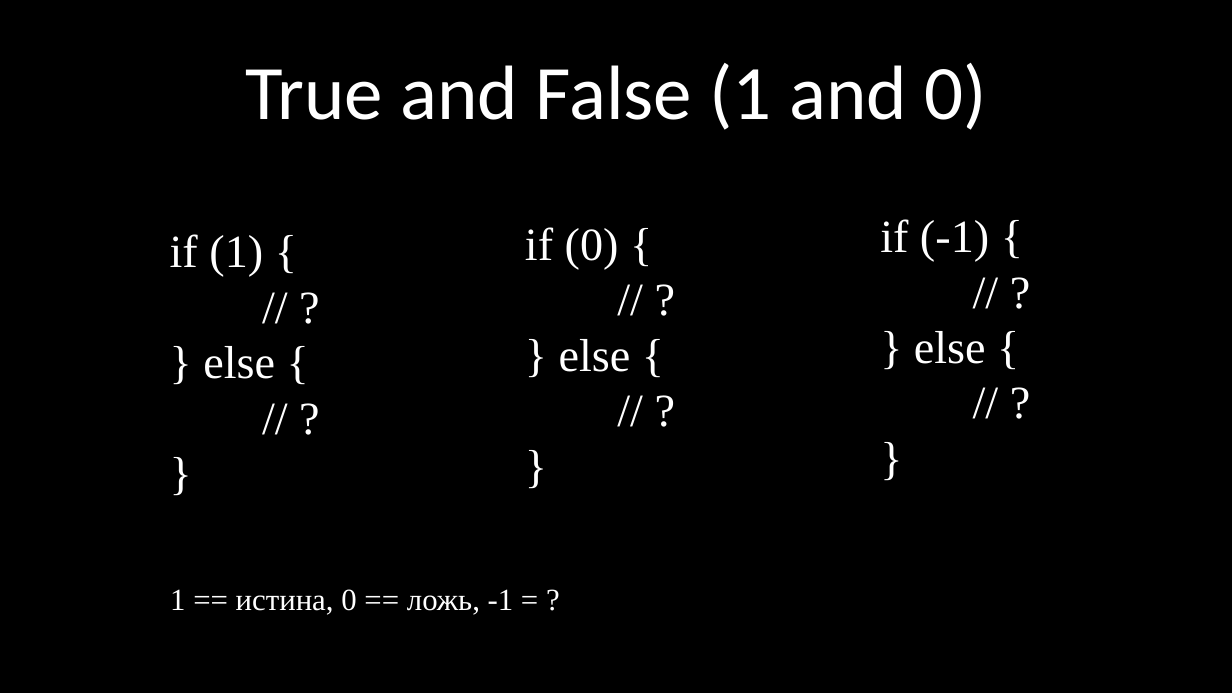
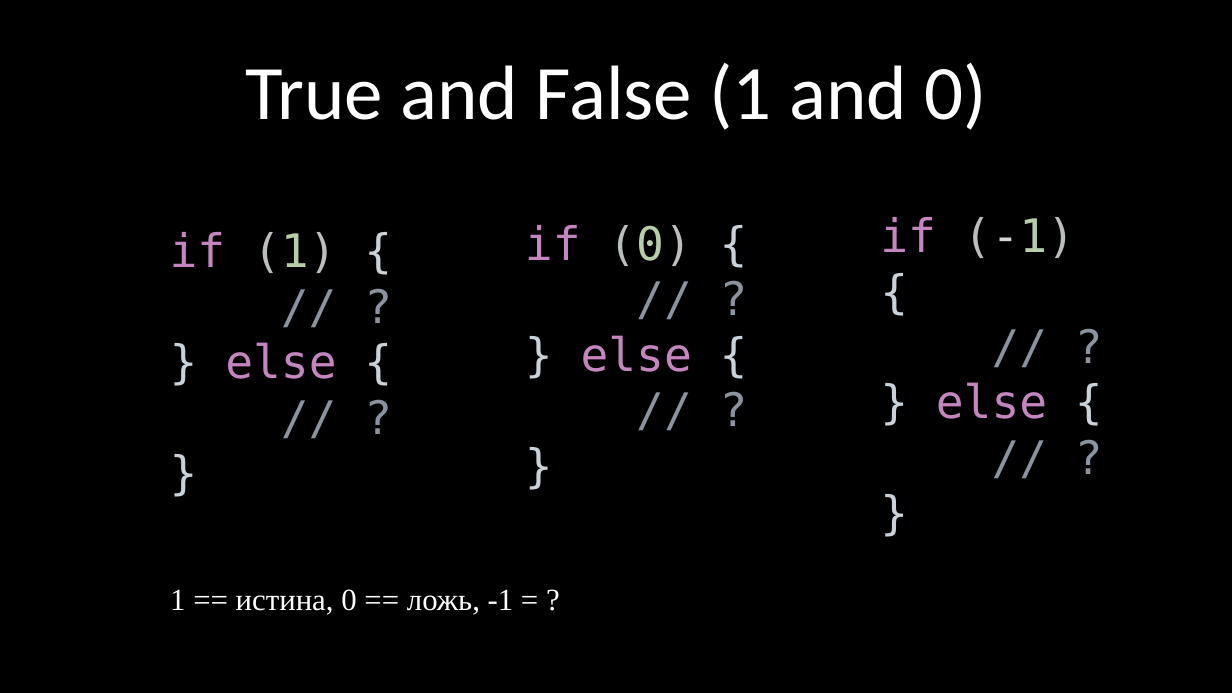
Before and after one commit to kruffka/C-Programming, a slide deck: slide 11 of 1_conditions/1_conditions.pptx. Drawn at 1232x693 pixels with LibreOffice and Linux fonts; fonts in the diff are those of the drawing. Boxes give left, top, right and bottom in pixels: in the first picture for what was removed or moved away, otherwise in the second. Text is boxed around its words. In the diff, an @@ line names an element or a change of style, - is before the commit and + after.

```diff
--- a/1_conditions/1_conditions.pptx
+++ b/1_conditions/1_conditions.pptx
@@ text "if (-1) {" at (880, 217, 1075, 419): font Times New Roman to DejaVu Sans Mono; text colour #FFFFFF to #C586C0 in "if", "else"; text colour #FFFFFF to #BBBEBF, text colour #FFFFFF to #D4D4D4, text colour #FFFFFF to #B5CEA8 in "(-1)"; text colour #FFFFFF to #C9D1D9 in "{", "} {", "}"; text colour #FFFFFF to #8B949E in "// ?", "// ?" @@
@@ text "if (1) {" at (170, 232, 336, 379): font Times New Roman to DejaVu Sans Mono; text colour #FFFFFF to #C586C0 in "if", "else"; text colour #FFFFFF to #BBBEBF, text colour #FFFFFF to #B5CEA8 in "(1)"; text colour #FFFFFF to #C9D1D9 in "{", "} {", "}"; text colour #FFFFFF to #8B949E in "// ?", "// ?" @@
@@ text "if (0) {" at (525, 225, 692, 372): font Times New Roman to DejaVu Sans Mono; text colour #FFFFFF to #C586C0 in "if", "else"; text colour #FFFFFF to #BBBEBF, text colour #FFFFFF to #B5CEA8 in "(0)"; text colour #FFFFFF to #C9D1D9 in "{", "} {", "}"; text colour #FFFFFF to #8B949E in "// ?", "// ?" @@
```
Also in this commit, not shown: 4 other slides changed.
